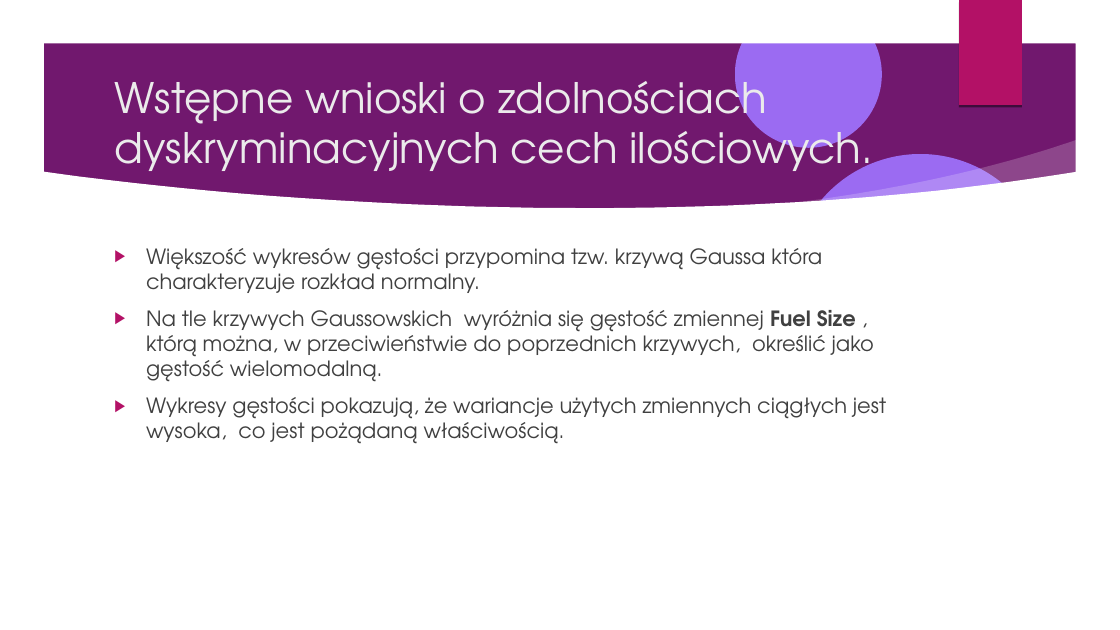
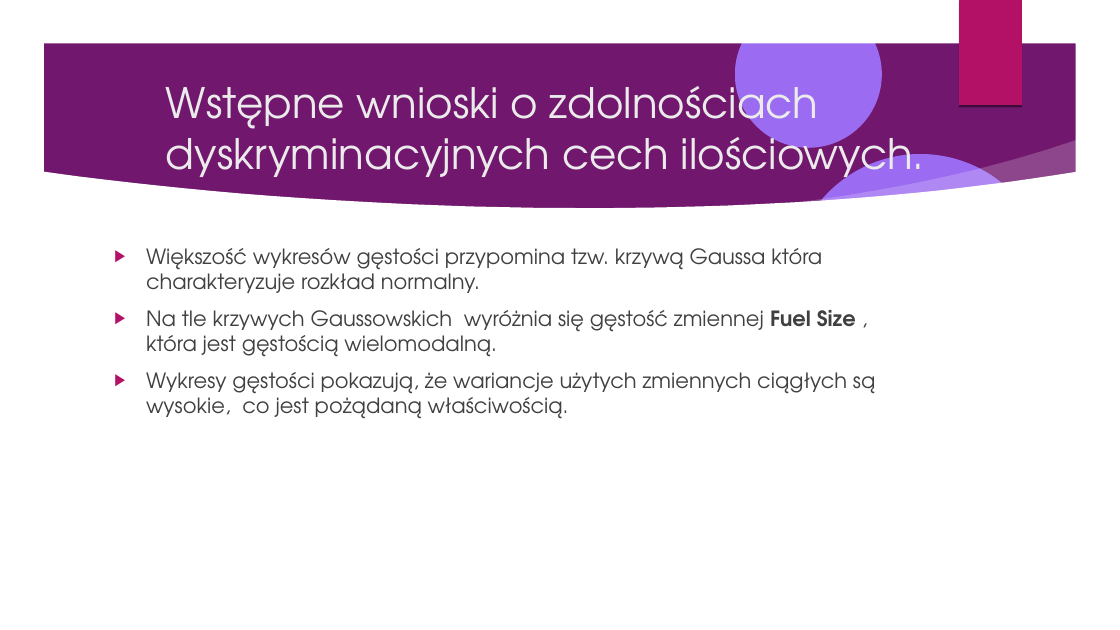
Before and after one commit to Pawel-Tomasz-Nowak/Scientific-collaboration, a slide deck: slide 17 of Prezentacje/prezentacja z ukrojonymi slajdami.odp. Drawn at 1120x630 pixels with LibreOffice and Linux fonts; fonts in the diff are those of the drawing; background and template pictures are left out. Boxes give left, top, right and bottom in pixels: in the first picture for what was removed or moved away, otherwise in the second. Text is boxed around its words. In the diff, an @@ line names an element or a change of style, - is before the commit and + after.

```diff
--- a/Prezentacje/prezentacja z ukrojonymi slajdami.odp
+++ b/Prezentacje/prezentacja z ukrojonymi slajdami.odp
@@ title "Wstępne wnioski o zdolnościach dyskryminacyjnych ...": place and size @@
-title "Wstępne wnioski o zdolnościach dyskryminacyjnych ..." at (114, 70, 873, 183)
+title "Wstępne wnioski o zdolnościach dyskryminacyjnych ..." at (166, 75, 925, 188)
@@ text at (146, 310, 875, 419): text changed @@
-▶ Na tle krzywych Gaussowskich wyróżnia się gęstość zmiennej Fuel Size , którą można, w przeciwieństwie do poprzednich krzywych, określić jako gęstość wielomodalną.
-▶ Wykresy gęstości pokazują, że wariancje użytych zmiennych ciągłych jest wysoka, co jest pożądaną właściwością.
+▶ Na tle krzywych Gaussowskich wyróżnia się gęstość zmiennej Fuel Size , która jest gęstością wielomodalną.
+▶ Wykresy gęstości pokazują, że wariancje użytych zmiennych ciągłych są wysokie, co jest pożądaną właściwością.
```
Also in this commit, not shown: 39 other slides changed, 5 slides added, 5 slides removed.
